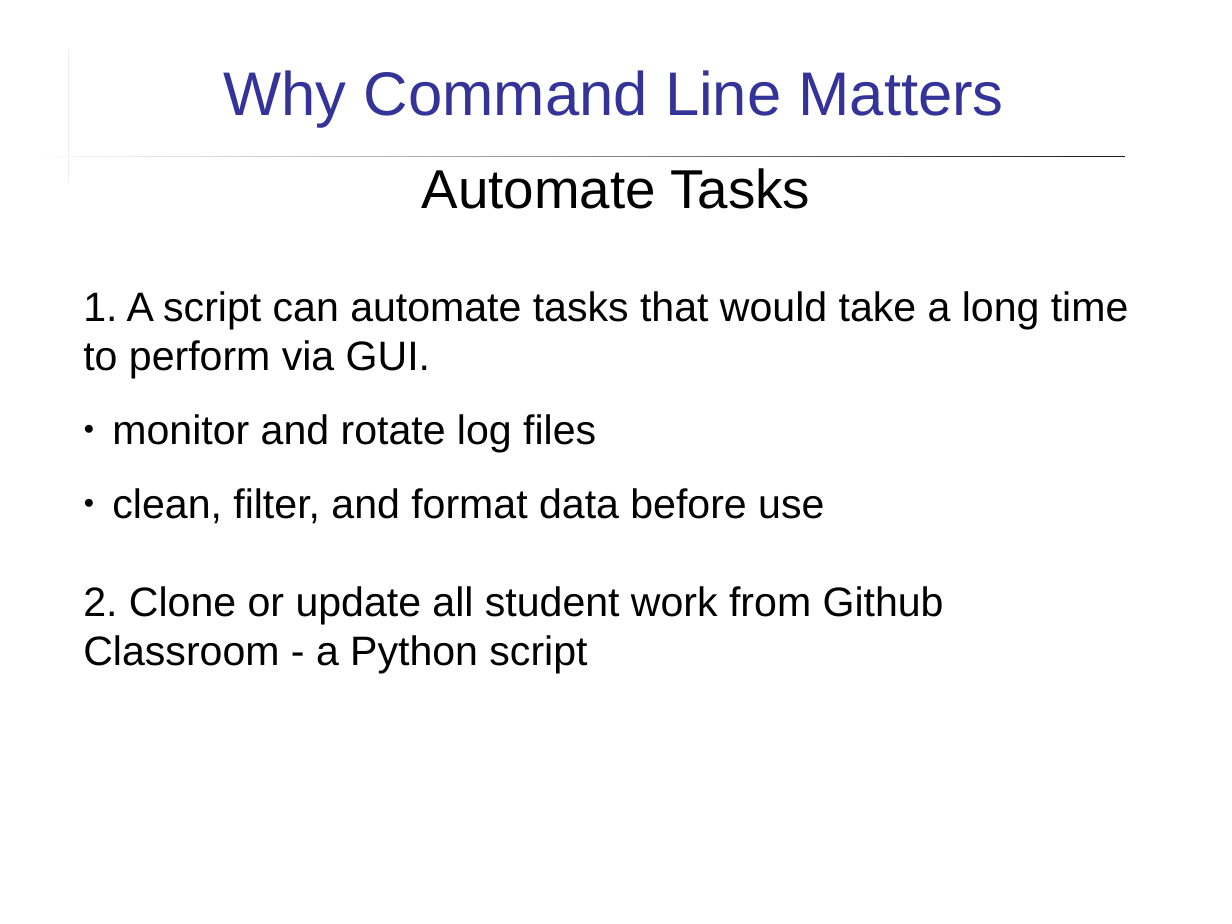
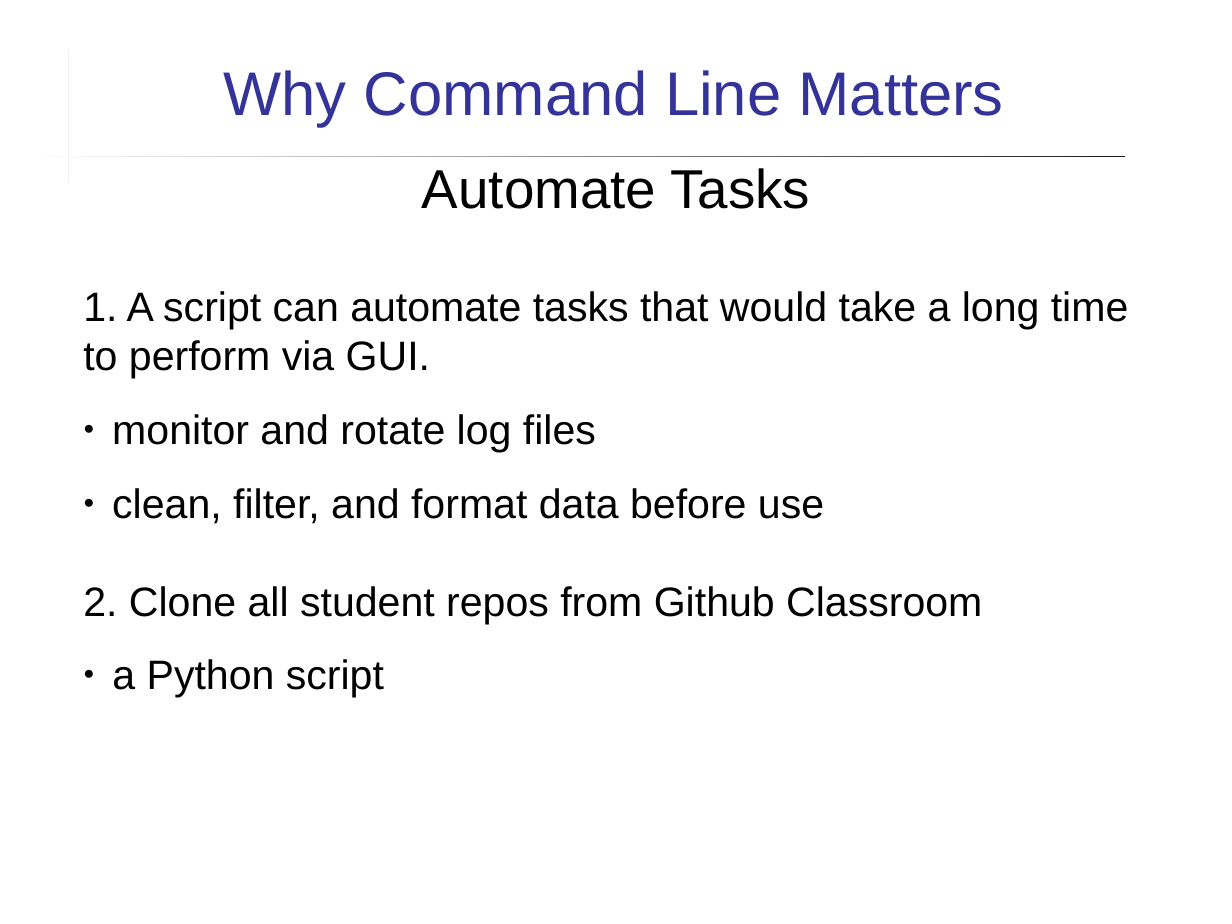
Before and after one commit to cpske/ISP, a slide deck: slide 4 of assignment/feedback/Quiz2-feedback.ppt. Drawn at 1232x924 pixels with LibreOffice and Linux fonts; fonts in the diff are those of the drawing. Boxes give left, top, right and bottom in pixels: in the first picture for what was removed or moved away, otherwise in the second. Text is boxed around its words. In the diff, an @@ line names an element or a change of style, - is before the commit and + after.

```diff
--- a/assignment/feedback/Quiz2-feedback.ppt
+++ b/assignment/feedback/Quiz2-feedback.ppt
@@ text at [83,586,982,698]: text changed @@
-2. Clone or update all student work from Github Classroom - a Python script
+2. Clone all student repos from Github Classroom
+● a Python script
```
Also in this commit, not shown: 10 other slides changed, 1 slide added, 3 other files.
